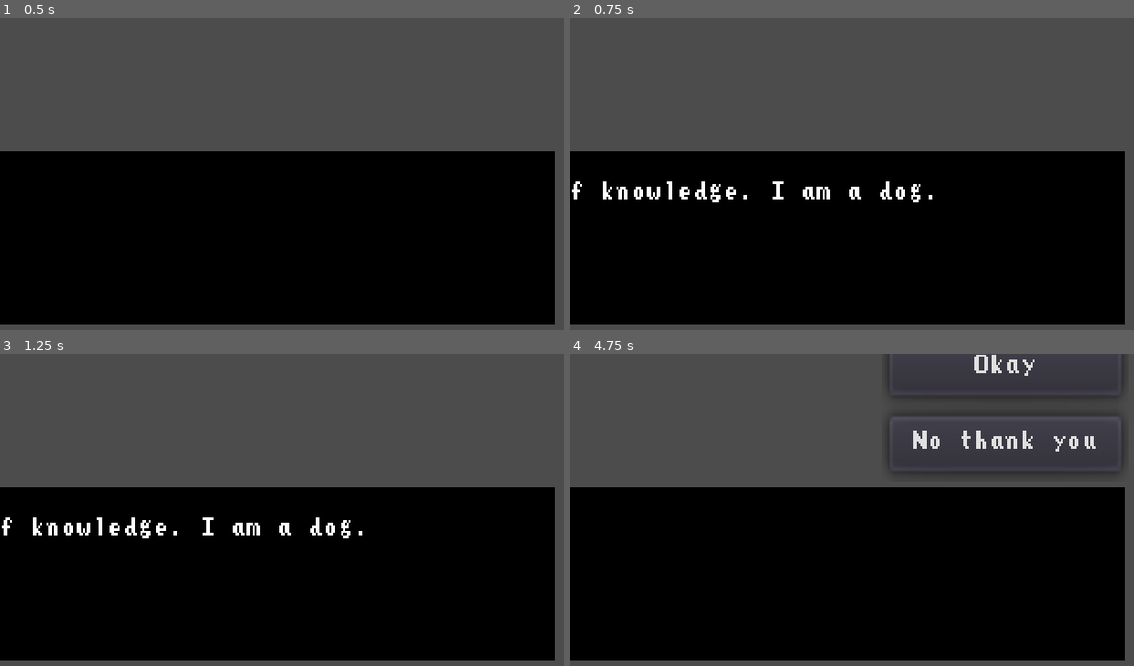
Above: before the commit, frames 1-4 (two rows, left to right).
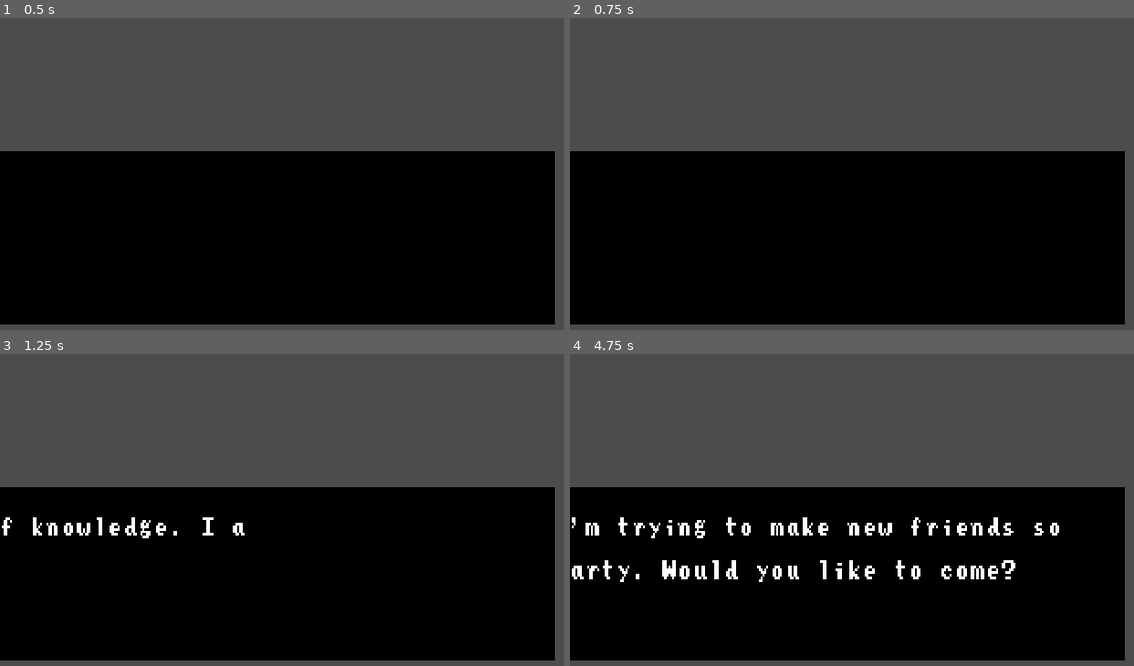
Above: after the commit, the same moments.

Repository: samfalberg/Friend
Game: Godot game, scene res://Dialogue/LaneyDialogue.tscn
The game is run twice, just before and just after one commit, with the same random seed, the same clock (stepped at 60 frames per second) and the same inputs. This scene is started directly instead of the project's main scene. Sound files missing from this copy of the repository are replaced by a short silence.
Inputs (mouse positions are in pixels of both pictures, inside the frame that each line leads up to):
- Up to frame 1 (0.5 s): no input
- Up to frame 2 (0.75 s): tap Enter at 0.5 s; move the mouse to (993, 164) at 0.52 s; hold Right (note_right) from 0.53 s (still down); tap E (Interact) at 0.6 s; click (993, 164) at 0.67 s
- Up to frame 3 (1.25 s): keep holding Right (note_right); tap Space (ui_select) at 0.77 s
- Up to frame 4 (4.75 s): release Right (note_right) at 1.25 s; drag from (744, 534) to (835, 584) at 1.27 s; tap Space (ui_select) at 2, 4.52 s; move the mouse to (919, 444) at 2.02 s; hold Right (note_right) 2.03-2.75 s; tap E (Interact) at 2.1, 4.35 s; click (919, 444) at 2.17 s; drag from (835, 584) to (688, 469) at 2.77 s; click (1004, 366) at 3.5 s, where only the run before the commit has a clickable "Okay"; move the mouse to (1038, 566) at 4.27 s; hold Left (note_left) from 4.28 s (still down); click (1038, 566) at 4.42 s

Frame 1 is identical in both runs. In frame 2, 1.0% of the frame differs, in the area x 0-65%, y 52-60%; in frame 3, 0.3%; in frame 4, 4.9%, in the area x 0-99%, y 0-74%.

Commit message:
Prevent player from skipping through dialogue

Diff:
--- a/Dialogue/Dialogue.gd
+++ b/Dialogue/Dialogue.gd
@@ -11,7 +11,6 @@
 
 func _input(_event):
 	if Input.is_mouse_button_pressed(1) && not get_parent().get_child(0).visible:
-		get_parent().get_child(3).play()
 		show_text()
 
 func _on_Timer_timeout():
@@ -24,29 +23,29 @@
 func show_text():
 	if endConversation:
 		if get_visible_characters() < get_total_character_count():
-			set_visible_characters(get_total_character_count())
+			pass
 		else:
+			get_parent().get_child(3).play()
 			end_conversation()
 		return
 
 	if get_visible_characters() >= get_total_character_count():
-			if page < dialogue[interaction].size() - 1:
-				page += 1
-				set_bbcode(dialogue[interaction][page])
-				set_visible_characters(0)
+		get_parent().get_child(3).play()
+		if page < dialogue[interaction].size() - 1:
+			page += 1
+			set_bbcode(dialogue[interaction][page])
+			set_visible_characters(0)
+		else:
+			if interaction < dialogue.size() - 1:
+				if interaction == 1:
+					get_parent().get_child(0).visible = true
+				else:
+					page = 0
+					interaction += 1
+					set_bbcode(dialogue[interaction][page])
+					set_visible_characters(0)
 			else:
-				if interaction < dialogue.size() - 1:
-					if interaction == 1:
-						get_parent().get_child(0).visible = true
-					else:
-						page = 0
-						interaction += 1
-						set_bbcode(dialogue[interaction][page])
-						set_visible_characters(0)
-				else:
-					end_conversation()
-	else:
-		set_visible_characters(get_total_character_count())
+				end_conversation()
 
 func end_conversation():
 	if not startOnQuestion:
--- a/Minigames/RichTextLabel.gd
+++ b/Minigames/RichTextLabel.gd
@@ -19,8 +19,8 @@
 
 func _input(_event):
 	if Input.is_mouse_button_pressed(1) && not get_parent().get_child(0).visible:
-		get_parent().get_child(3).play()
 		if get_visible_characters() > get_total_character_count():
+			get_parent().get_child(3).play()
 			if page < dialogue.size()-1:
 				page += 1
 				set_bbcode(dialogue[page])
@@ -28,8 +28,6 @@
 				if page > 5:
 					get_parent().get_child(0).visible = true
 					set_answers(page)
-		else:
-			set_visible_characters(get_total_character_count())
 
 func _on_Timer_timeout():
 	set_visible_characters(get_visible_characters()+1)
--- a/TitleCard.gd
+++ b/TitleCard.gd
@@ -13,7 +13,6 @@
 
 func _input(_event):
 	if Input.is_mouse_button_pressed(1) and not textDone:
-#		get_parent().get_child(5).play()
 		if get_visible_characters() > get_total_character_count():
 			get_parent().get_child(5).play()
 			if page < introText.size()-1:
@@ -26,8 +25,6 @@
 				get_parent().get_child(4).visible = true
 				get_parent().get_child(3).play("FadeOut")
 				textDone = true
-#		else:
-#			set_visible_characters(get_total_character_count())
 
 func _on_Timer_timeout():
 	set_visible_characters(get_visible_characters() + 1)
--- a/World.tscn
+++ b/World.tscn
@@ -428,7 +428,7 @@
 tile_set = SubResource( 1 )
 cell_size = Vector2( 16, 16 )
 format = 1
-tile_data = PoolIntArray( -393214, 0, 0, -393213, 0, 1, -393 …(63 unchanged characters)…  -327676, 0, 65537, -327675, 0, 65538, -262142, 0, 65536, -262141, 0, 65537, -262140, 0, 65537, -262139, 0, 65538, -196606, 0, 65536, -196605, 0, 65537, -196604, 0, 65537, -196603, 0, 65538, -131070, 0, 65536, -131069, 0, 65537,  …(7281 unchanged characters)…
+tile_data = PoolIntArray( -393214, 0, 0, -393213, 0, 1, -393 …(63 unchanged characters)…  -327676, 0, 65537, -327675, 0, 65538, -327664, 0, 196611, -262142, 0, 65536, -262141, 0, 65537, -262140, 0, 65537, -262139, 0, 65538, -262135, 0, 0, -262134, 0, 2, -196606, 0, 65536, -196605, 0, 65537, -196604, 0, 65537, -196603, 0, 65538, -196600, 0, 196608, -196599, 0, 196614, -196598, 0, 131074, -131070, 0, 65536, -131069, 0, 65537,  …(7281 unchanged characters)…
 
 [node name="CliffTileMap" type="TileMap" parent="."]
 tile_set = SubResource( 3 )
@@ -448,7 +448,7 @@
 [node name="YSort" type="YSort" parent="."]
 
 [node name="Chasen" parent="YSort" instance=ExtResource( 1 )]
-position = Vector2( 160, 999 )
+position = Vector2( 58, -73 )
 
 [node name="Bingus" parent="YSort" instance=ExtResource( 8 )]
 position = Vector2( 72, 240 )
@@ -1180,7 +1180,7 @@
 margin_top = 656.0
 margin_right = 485.0
 margin_bottom = 1231.0
-color = Color( 0, 0, 0, 0.473335 )
+color = Color( 0, 0, 0, 1 )
 __meta__ = {
 "_edit_use_anchors_": false
 }
